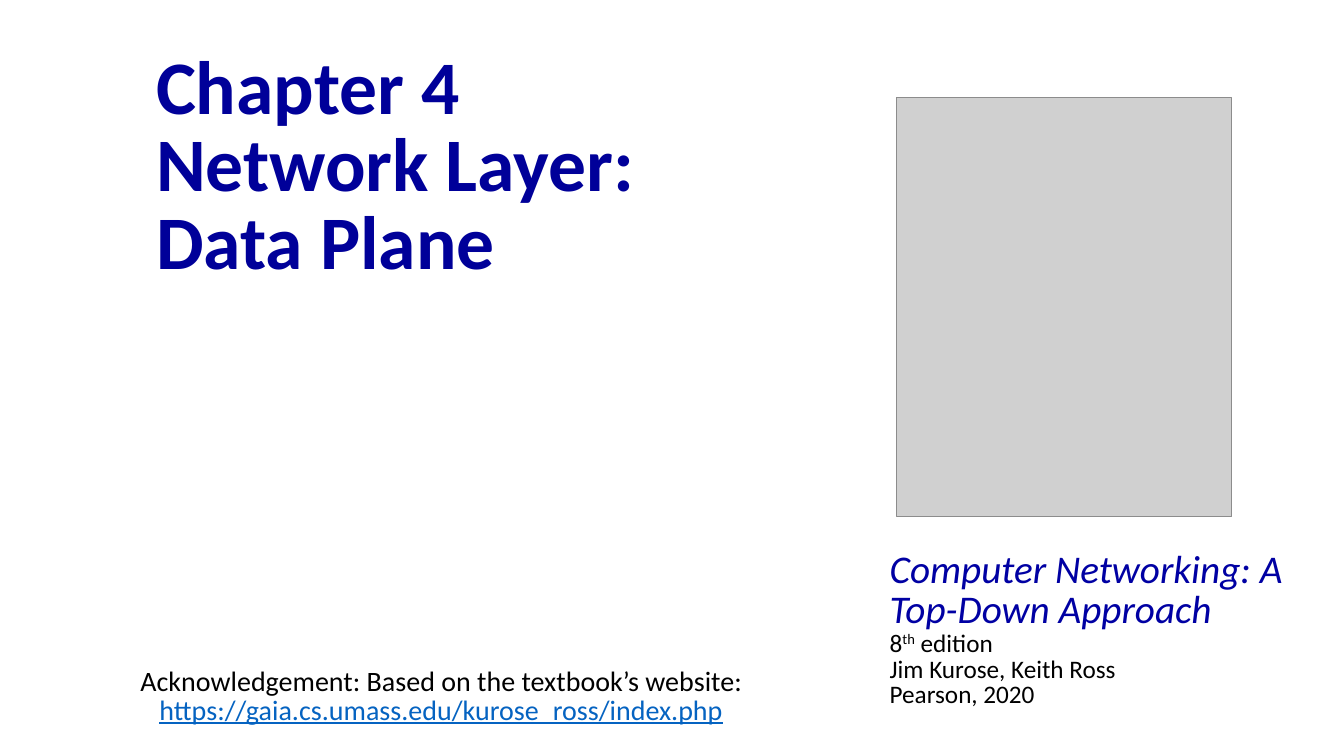
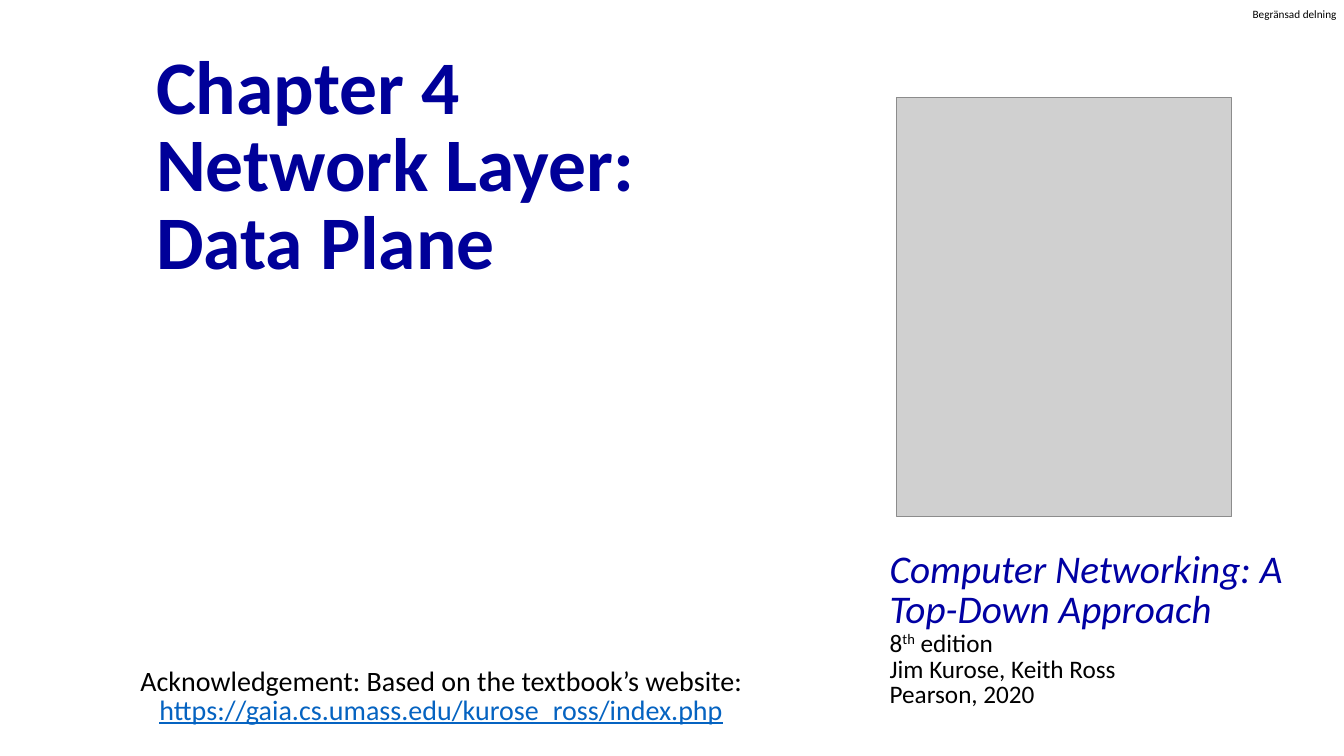
Before and after one commit to guhofstra/CSC175, a slide deck: slide 1 of PPTs/4.5 Middleboxes.pptx. Drawn at 1344x756 pixels with LibreOffice and Linux fonts; fonts in the diff are those of the drawing; grey boxes stand for pictures. Boxes give left, top, right and bottom in pixels: in the first picture for what was removed or moved away, otherwise in the second. Text is boxed around its words. In the diff, an @@ line names an element or a change of style, - is before the commit and + after.

```diff
--- a/PPTs/4.5 Middleboxes.pptx
+++ b/PPTs/4.5 Middleboxes.pptx
@@ text added at [1253, 10, 1337, 20], 8 pt, text #000000 @@
+Begränsad delning
```
Also in this commit, not shown: 4 other slides changed, 7 slides added, 24 slides removed, 34 other files.
